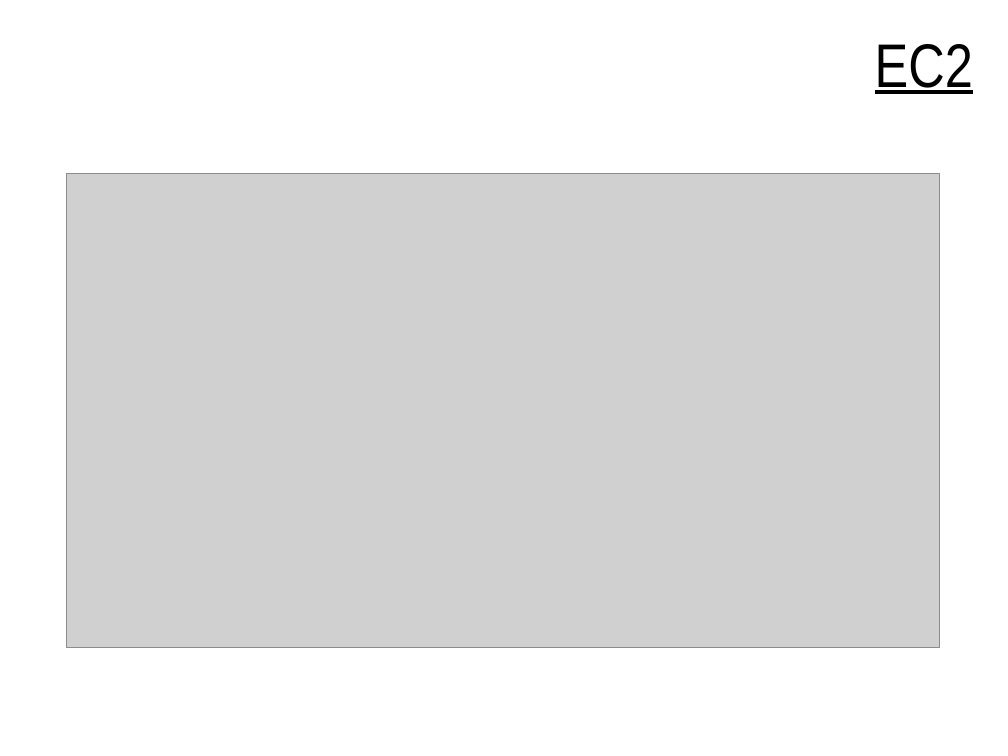
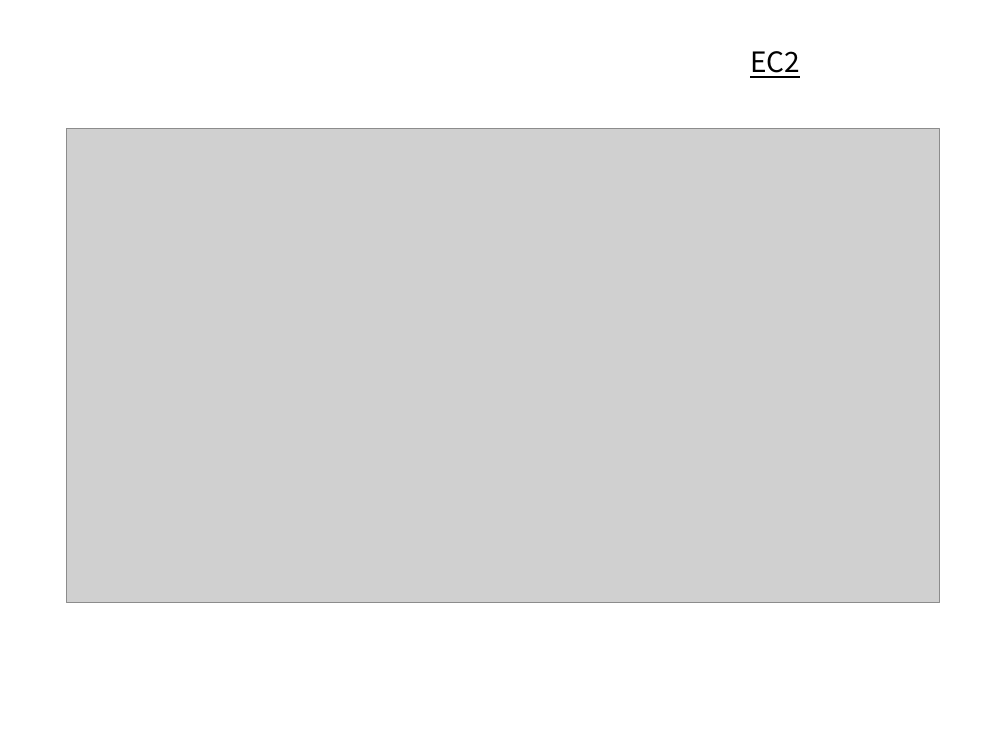
Before and after one commit to aws-samurai/pricing-data, a slide deck: slide 7 of slide/AWS料金体系グランドマスター王者決定戦.pptx (slide 15 before the commit). Drawn at 1008x756 pixels with LibreOffice and Linux fonts; fonts in the diff are those of the drawing; grey boxes stand for pictures; background and template pictures are left out. Boxes give left, top, right and bottom in pixels: in the first picture for what was removed or moved away, otherwise in the second. Text is boxed around its words. In the diff, an @@ line names an element or a change of style, - is before the commit and + after.

```diff
--- a/slide/AWS料金体系グランドマスター王者決定戦.pptx
+++ b/slide/AWS料金体系グランドマスター王者決定戦.pptx
@@ title "EC2": place and size @@
-title "EC2" at (875, 44, 973, 94)
+title "EC2" at (750, 51, 800, 78)
@@ title "EC2" at (750, 51, 800, 78): size 44 to 20 pt, font Arial Narrow to Noto Sans CJK JP @@
@@ picture: place and size @@
-picture at (67, 173, 939, 648)
+picture at (67, 129, 939, 604)
```
Also in this commit, not shown: 20 other slides changed, 8 slides added, 1 slide removed, 1 other file.
